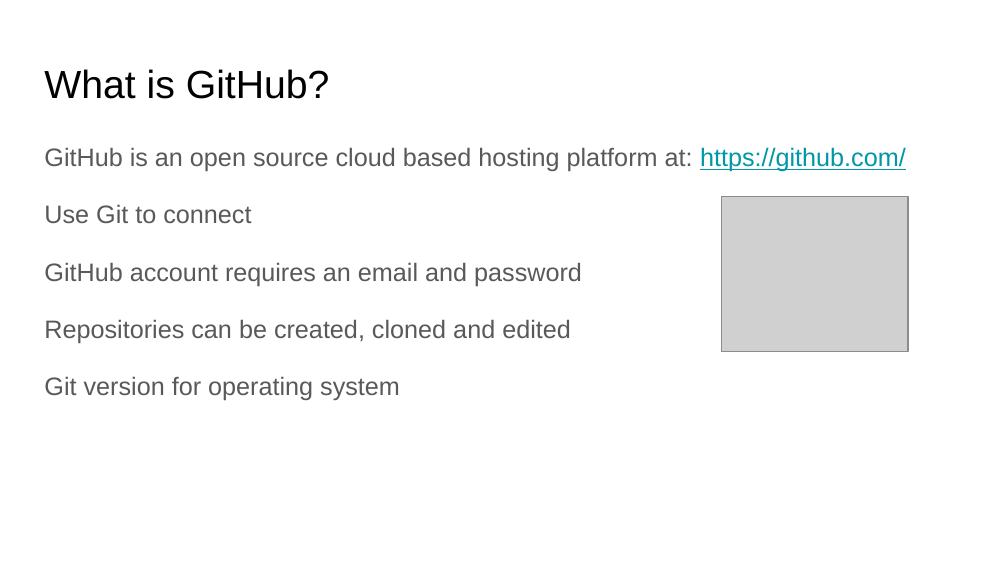
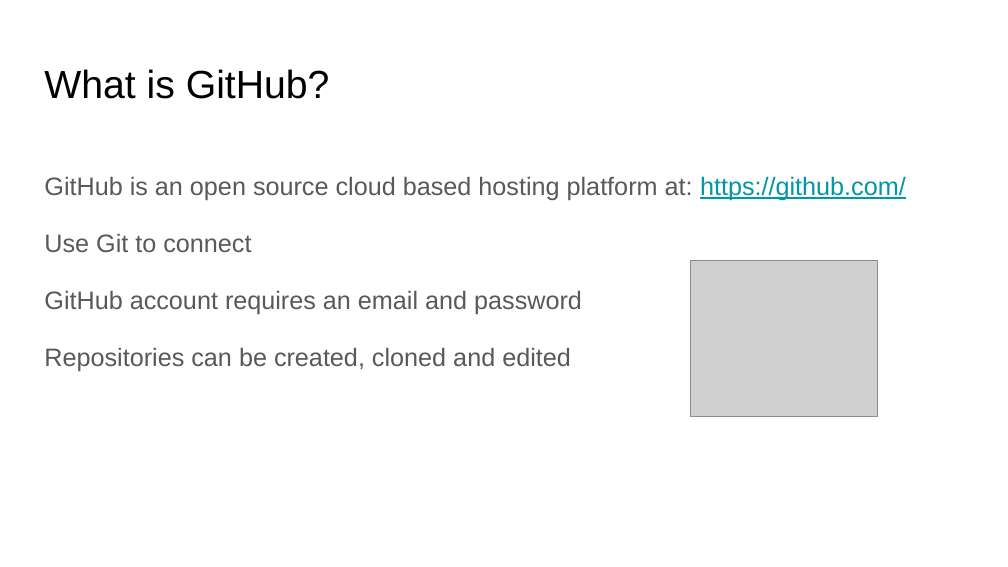
Before and after one commit to NewcastleRSE-Training/intro-to-version-control, a slide deck: slide 3 of Git Repositories.pptx. Drawn at 1008x567 pixels with LibreOffice and Linux fonts; fonts in the diff are those of the drawing; grey boxes stand for pictures. Boxes give left, top, right and bottom in pixels: in the first picture for what was removed or moved away, otherwise in the second. Text is boxed around its words. In the diff, an @@ line names an element or a change of style, - is before the commit and + after.

```diff
--- a/Git Repositories.pptx
+++ b/Git Repositories.pptx
@@ text "GitHub is an open source ...": place and size @@
-text "GitHub is an open source ..." at [44,147,906,400]
+text "GitHub is an open source ..." at [44,176,906,371]
@@ picture: place and size @@
-picture at [721,197,907,352]
+picture at [690,261,877,416]
@@ text at [44,376,400,400]: paragraph removed @@
-Git version for operating system
```
Also in this commit, not shown: 1 other slide changed, 1 slide added, 3 other files.
